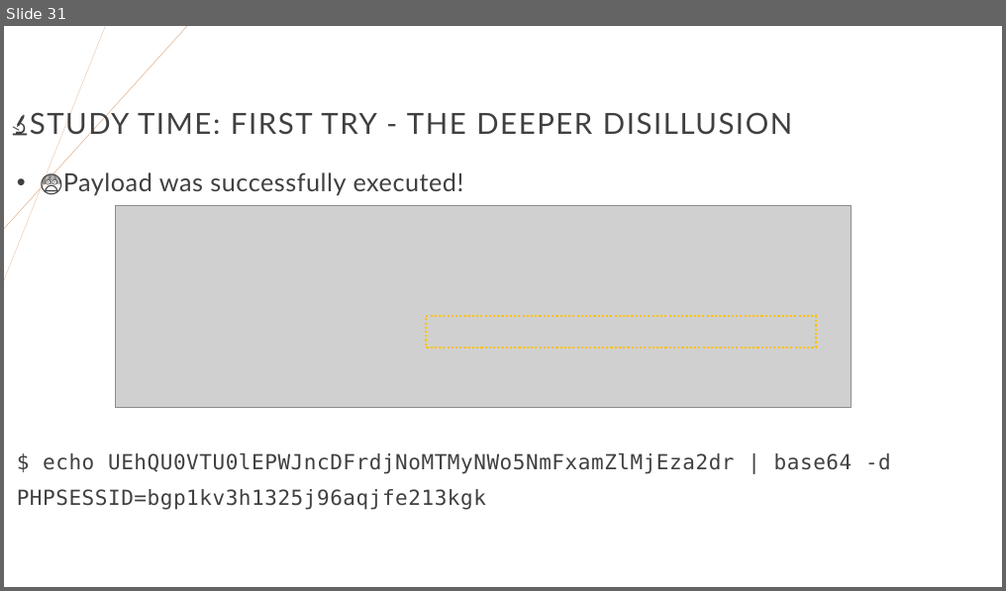
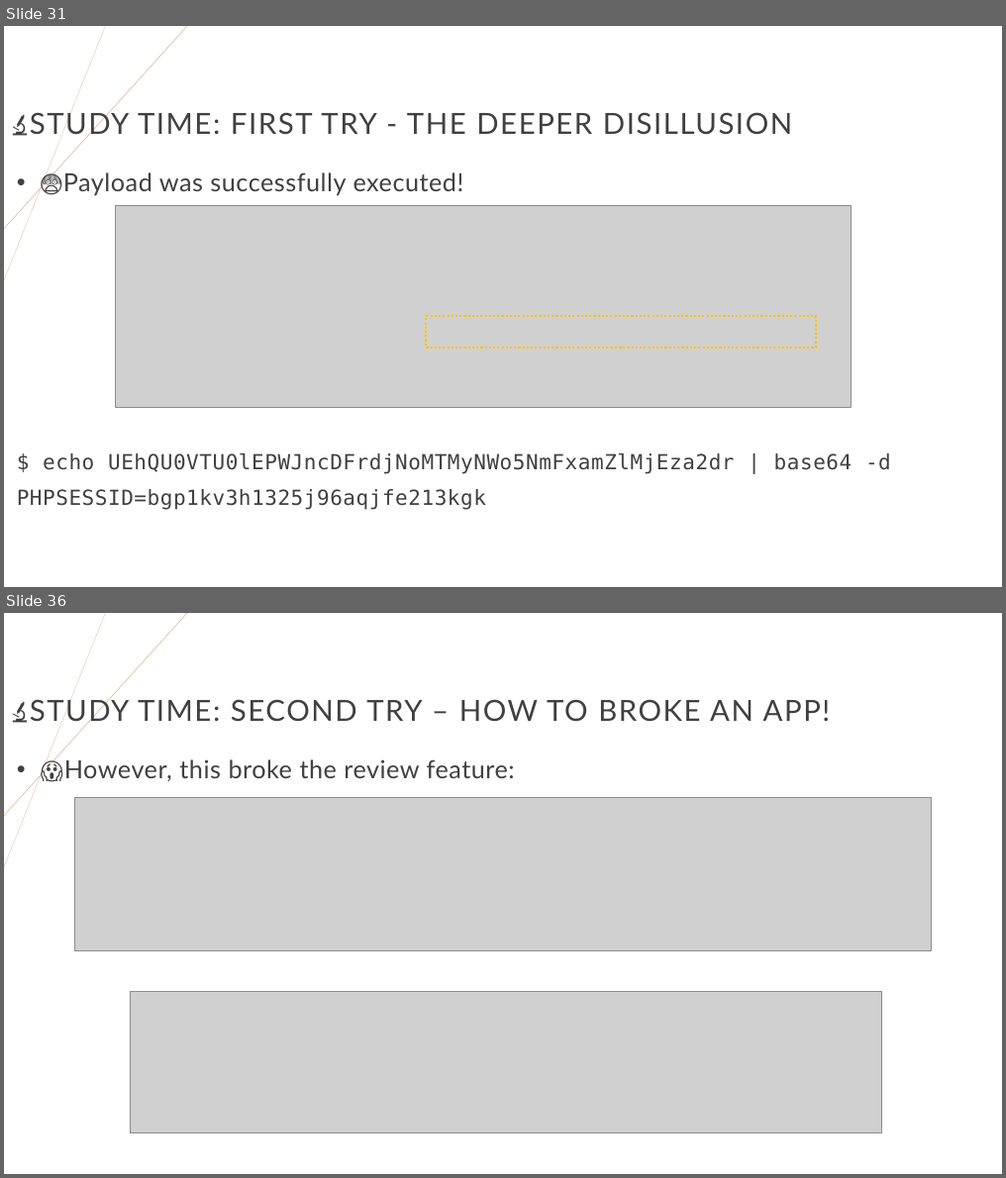
Before and after one commit to righettod/voxxeddays-lux-2024, a slide deck: presentation.pptx. Shown one above the other, each under a label of ours: slide 31 before the commit, slides 31 and 36 after it; the slides between them are not shown. The pictures are 1006x591 and 1006x1178 pixels, drawn with LibreOffice and Linux fonts; fonts in the diff are those of the drawing; grey boxes stand for pictures. Boxes give left, top, right and bottom in pixels: in the first picture for what was removed or moved away, otherwise in the second. Text is boxed around its words. In the diff, an @@ line names an element or a change of style, - is before the commit and + after.

Commit message:
WIP

```diff
--- a/presentation.pptx
+++ b/presentation.pptx
@@ slide 36 added at (x1=4, y1=613, x2=1002, y2=1174), background #FFFFFF; not listed: 2 template elements that a slide beside it also shows @@
@@ title added at (x1=30, y1=695, x2=831, y2=726), 28 pt, text #404040 @@
+🔬STUDY TIME: SECOND TRY – HOW TO BROKE AN APP!
@@ text added at (x1=64, y1=760, x2=515, y2=781), 24 pt, text #404040 @@
+• 😱However, this broke the review feature:
@@ picture added at (x1=75, y1=797, x2=932, y2=951) @@
@@ picture added at (x1=130, y1=992, x2=881, y2=1134) @@
```
Also in this commit, not shown: 5 slides changed, 1 other slide added.
